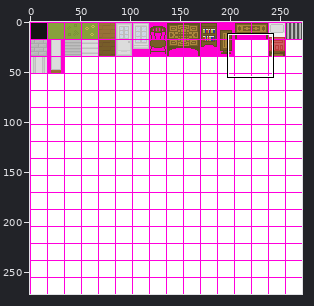
Sprite sheet: res/Sheet1.png. The first picture is a wide view before the edit; the outline marks the close-up.
Close-up. Before:
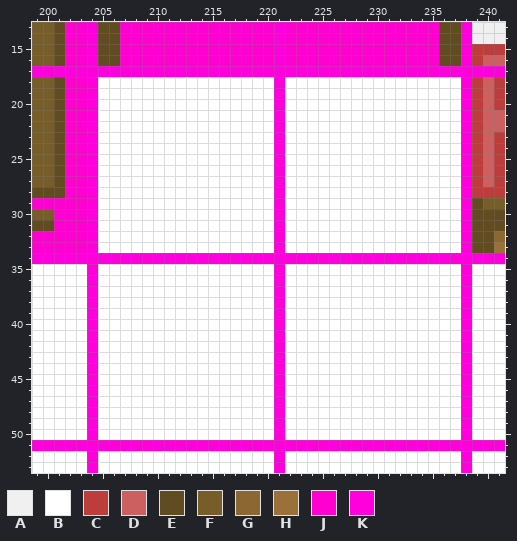
The file is 272x272 pixels. Colours within 5 levels of each other are drawn and written as one. Shown: x 199..241, y 13..53.
Palette (. is transparent): A #f0f0f0  B #ffffff  C #bd3d3d  D #cc6060  E #614c21  F #775d29  G #8c6732  H #9a7138  J #ff00d0  K #ff00dc
Pixels before, first column x 199:
13 FFEJJKEEJJJJJJJJJJJJJJKJJJJJJJJJJJJJJEEKAAA
14 FFEJJKEEJJJJJJJJJJJJJJKJJJJJJJJJJJJJJEEKAAA
15 FFEJJKEEJJJJJJJJJJJJJJKJJJJJJJJJJJJJJEEKCCC
16 FFEJJKEEJJJJJJJJJJJJJJKJJJJJJJJJJJJJJEEKCDD
17 KKKKKKKKKKKKKKKKKKKKKKKKKKKKKKKKKKKKKKKKKKK
18 FFEJJKBBBBBBBBBBBBBBBBKBBBBBBBBBBBBBBBBKCDC
19 FFEJJKBBBBBBBBBBBBBBBBKBBBBBBBBBBBBBBBBKCDC
20 FFEJJKBBBBBBBBBBBBBBBBKBBBBBBBBBBBBBBBBKCDC
21 FFEJJKBBBBBBBBBBBBBBBBKBBBBBBBBBBBBBBBBKCDD
22 FFEJJKBBBBBBBBBBBBBBBBKBBBBBBBBBBBBBBBBKCDD
23 FFEJJKBBBBBBBBBBBBBBBBKBBBBBBBBBBBBBBBBKCDC
24 FFEJJKBBBBBBBBBBBBBBBBKBBBBBBBBBBBBBBBBKCDC
25 FFEJJKBBBBBBBBBBBBBBBBKBBBBBBBBBBBBBBBBKCDC
26 FFEJJKBBBBBBBBBBBBBBBBKBBBBBBBBBBBBBBBBKCDC
27 FFEJJKBBBBBBBBBBBBBBBBKBBBBBBBBBBBBBBBBKCDC
28 EEEJJKBBBBBBBBBBBBBBBBKBBBBBBBBBBBBBBBBKCCC
29 JJJJJKBBBBBBBBBBBBBBBBKBBBBBBBBBBBBBBBBKEFF
30 FFJJJKBBBBBBBBBBBBBBBBKBBBBBBBBBBBBBBBBKEEE
31 EEJJJKBBBBBBBBBBBBBBBBKBBBBBBBBBBBBBBBBKEEE
32 JJJJJKBBBBBBBBBBBBBBBBKBBBBBBBBBBBBBBBBKEEG
33 JJJJJKBBBBBBBBBBBBBBBBKBBBBBBBBBBBBBBBBKEEH
34 KKKKKKKKKKKKKKKKKKKKKKKKKKKKKKKKKKKKKKKKKKK
35 BBBBBKBBBBBBBBBBBBBBBBKBBBBBBBBBBBBBBBBKBBB
36 BBBBBKBBBBBBBBBBBBBBBBKBBBBBBBBBBBBBBBBKBBB
37 BBBBBKBBBBBBBBBBBBBBBBKBBBBBBBBBBBBBBBBKBBB
38 BBBBBKBBBBBBBBBBBBBBBBKBBBBBBBBBBBBBBBBKBBB
39 BBBBBKBBBBBBBBBBBBBBBBKBBBBBBBBBBBBBBBBKBBB
40 BBBBBKBBBBBBBBBBBBBBBBKBBBBBBBBBBBBBBBBKBBB
41 BBBBBKBBBBBBBBBBBBBBBBKBBBBBBBBBBBBBBBBKBBB
42 BBBBBKBBBBBBBBBBBBBBBBKBBBBBBBBBBBBBBBBKBBB
43 BBBBBKBBBBBBBBBBBBBBBBKBBBBBBBBBBBBBBBBKBBB
44 BBBBBKBBBBBBBBBBBBBBBBKBBBBBBBBBBBBBBBBKBBB
45 BBBBBKBBBBBBBBBBBBBBBBKBBBBBBBBBBBBBBBBKBBB
46 BBBBBKBBBBBBBBBBBBBBBBKBBBBBBBBBBBBBBBBKBBB
47 BBBBBKBBBBBBBBBBBBBBBBKBBBBBBBBBBBBBBBBKBBB
48 BBBBBKBBBBBBBBBBBBBBBBKBBBBBBBBBBBBBBBBKBBB
49 BBBBBKBBBBBBBBBBBBBBBBKBBBBBBBBBBBBBBBBKBBB
50 BBBBBKBBBBBBBBBBBBBBBBKBBBBBBBBBBBBBBBBKBBB
51 KKKKKKKKKKKKKKKKKKKKKKKKKKKKKKKKKKKKKKKKKKK
52 BBBBBKBBBBBBBBBBBBBBBBKBBBBBBBBBBBBBBBBKBBB
53 BBBBBKBBBBBBBBBBBBBBBBKBBBBBBBBBBBBBBBBKBBB
Once edited:
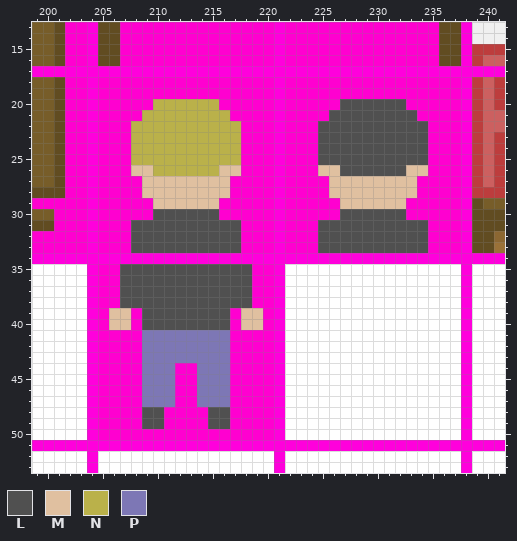
Colours new in this view: L #505050  M #e0c0a0  N #bab14a  P #7d77b5
Changes in this commit:
Changed rows in their new state; - is an unchanged pixel.
first column x 205:
18 JJJJJJJJJJJJJJJJ-JJJJJJJJJJJJJJJJ
19 JJJJJJJJJJJJJJJJ-JJJJJJJJJJJJJJJJ
20 JJJJJNNNNNNJJJJJ-JJJJJLLLLLLJJJJJ
21 JJJJNNNNNNNNJJJJ-JJJJLLLLLLLLJJJJ
22 JJJNNNNNNNNNNJJJ-JJJLLLLLLLLLLJJJ
23 JJJNNNNNNNNNNJJJ-JJJLLLLLLLLLLJJJ
24 JJJNNNNNNNNNNJJJ-JJJLLLLLLLLLLJJJ
25 JJJNNNNNNNNNNJJJ-JJJLLLLLLLLLLJJJ
26 JJJMMNNNNNNMMJJJ-JJJMMLLLLLLMMJJJ
27 JJJJMMMMMMMMJJJJ-JJJJMMMMMMMMJJJJ
28 JJJJMMMMMMMMJJJJ-JJJJMMMMMMMMJJJJ
29 JJJJJMMMMMMJJJJJ-JJJJJMMMMMMJJJJJ
30 JJJJJLLLLLLJJJJJ-JJJJJLLLLLLJJJJJ
31 JJJLLLLLLLLLLJJJ-JJJLLLLLLLLLLJJJ
32 JJJLLLLLLLLLLJJJ-JJJLLLLLLLLLLJJJ
33 JJJLLLLLLLLLLJJJ-JJJLLLLLLLLLLJJJ
35 JJLLLLLLLLLLLLJJ-----------------
36 JJLLLLLLLLLLLLJJ-----------------
37 JJLLLLLLLLLLLLJJ-----------------
38 JJLLLLLLLLLLLLJJ-----------------
39 JMMJLLLLLLLLJMMJ-----------------
40 JMMJLLLLLLLLJMMJ-----------------
41 JJJJPPPPPPPPJJJJ-----------------
42 JJJJPPPPPPPPJJJJ-----------------
43 JJJJPPPPPPPPJJJJ-----------------
44 JJJJPPPJJPPPJJJJ-----------------
45 JJJJPPPJJPPPJJJJ-----------------
46 JJJJPPPJJPPPJJJJ-----------------
47 JJJJPPPJJPPPJJJJ-----------------
48 JJJJLLJJJJLLJJJJ-----------------
49 JJJJLLJJJJLLJJJJ-----------------
50 JJJJJJJJJJJJJJJJ-----------------
Changed places in both close-ups, as pixel boxes (x1, y1, x2, y2):
changed: (98, 77, 461, 440)
